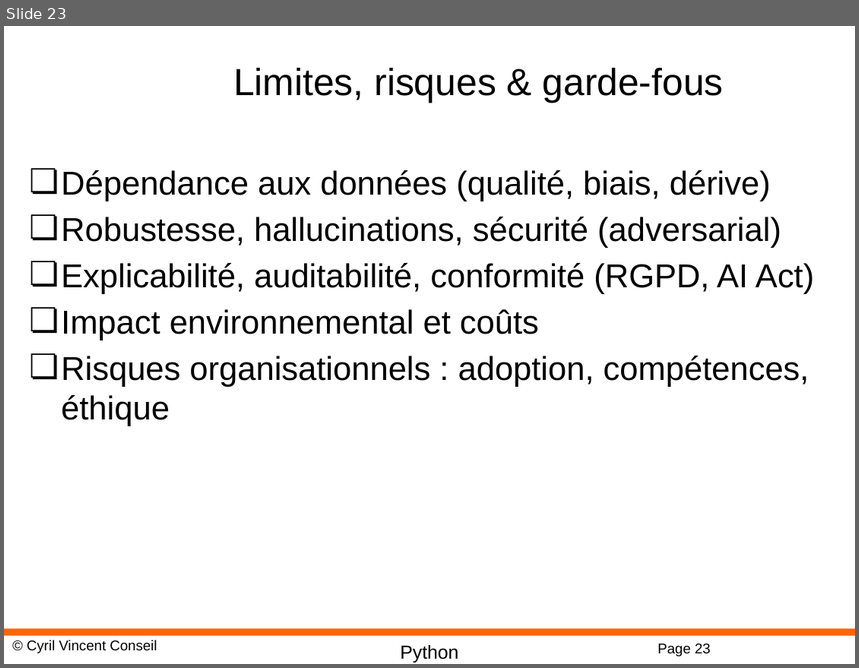
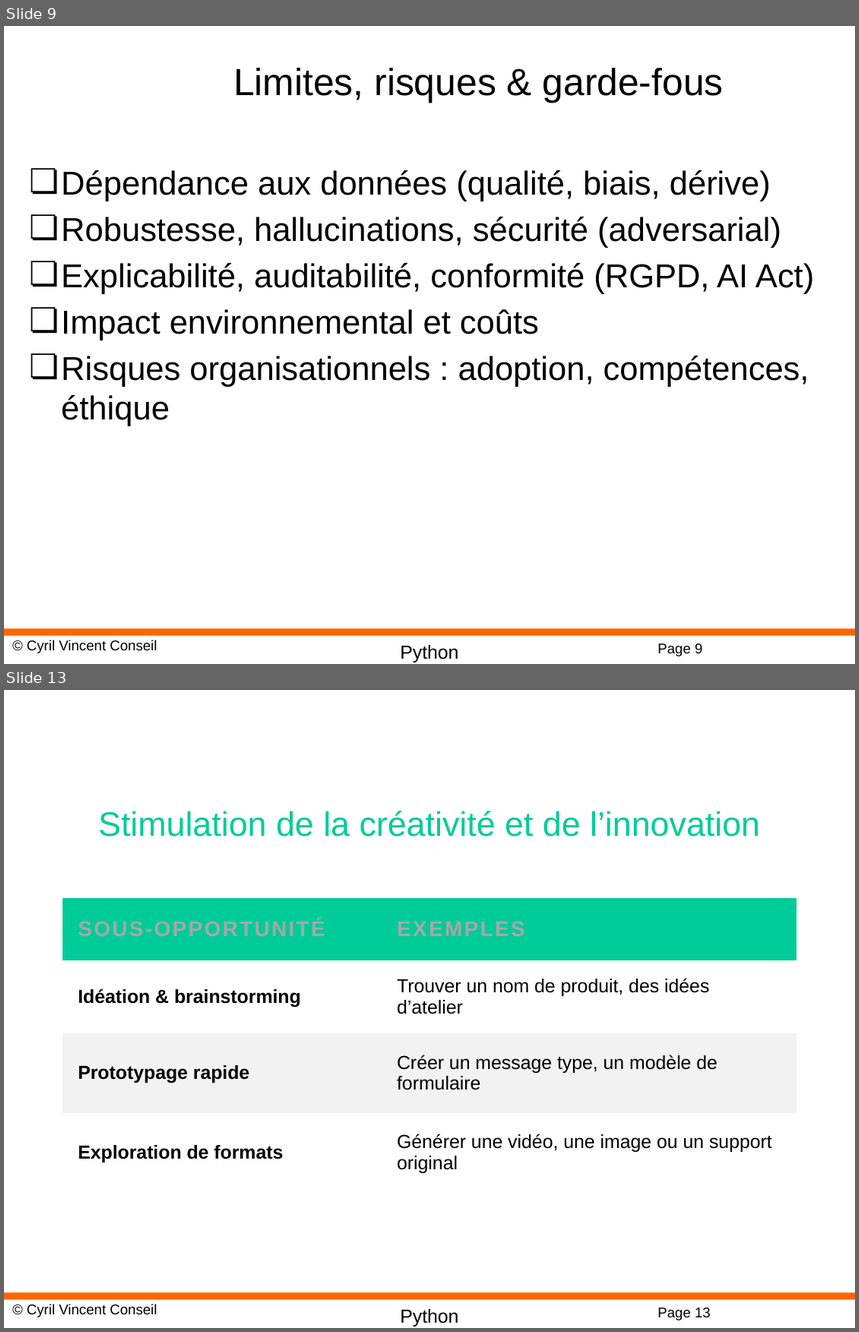
Before and after one commit to cyrilvincent/IA-LLM, a slide deck: AI01-Intro.pptx. Shown one above the other, each under a label of ours: slide 23 before the commit, slides 9 and 13 after it; the slides between them are not shown. The pictures are 859x668 and 859x1332 pixels, drawn with LibreOffice and Linux fonts; fonts in the diff are those of the drawing; background and template pictures are left out. Boxes give left, top, right and bottom in pixels: in the first picture for what was removed or moved away, otherwise in the second. Text is boxed around its words. In the diff, an @@ line names an element or a change of style, - is before the commit and + after.

```diff
--- a/AI01-Intro.pptx
+++ b/AI01-Intro.pptx
@@ slide 13 added at [4,690,855,1328], background #FFFFFF; not listed: 4 template elements that a slide beside it also shows @@
@@ title added at [98,811,760,837], 28.8 pt, text #00CC99 @@
+Stimulation de la créativité et de l’innovation
@@ table added at [63,897,797,1195], 4 rows, 2 columns @@
+SOUS-OPPORTUNITÉ | EXEMPLES
+Idéation & brainstorming | Trouver un nom de produit, des idées d’atelier
+Prototypage rapide | Créer un message type, un modèle de formulaire
+Exploration de formats | Générer une vidéo, une image ou un support original
@@ what was slide 23 is now slide 9 @@
@@ page number at [658,644,702,657]: text changed @@
-Page 23
+Page 9
```
Also in this commit, not shown: 7 other slides added, 27 slides removed, 15 other files.
